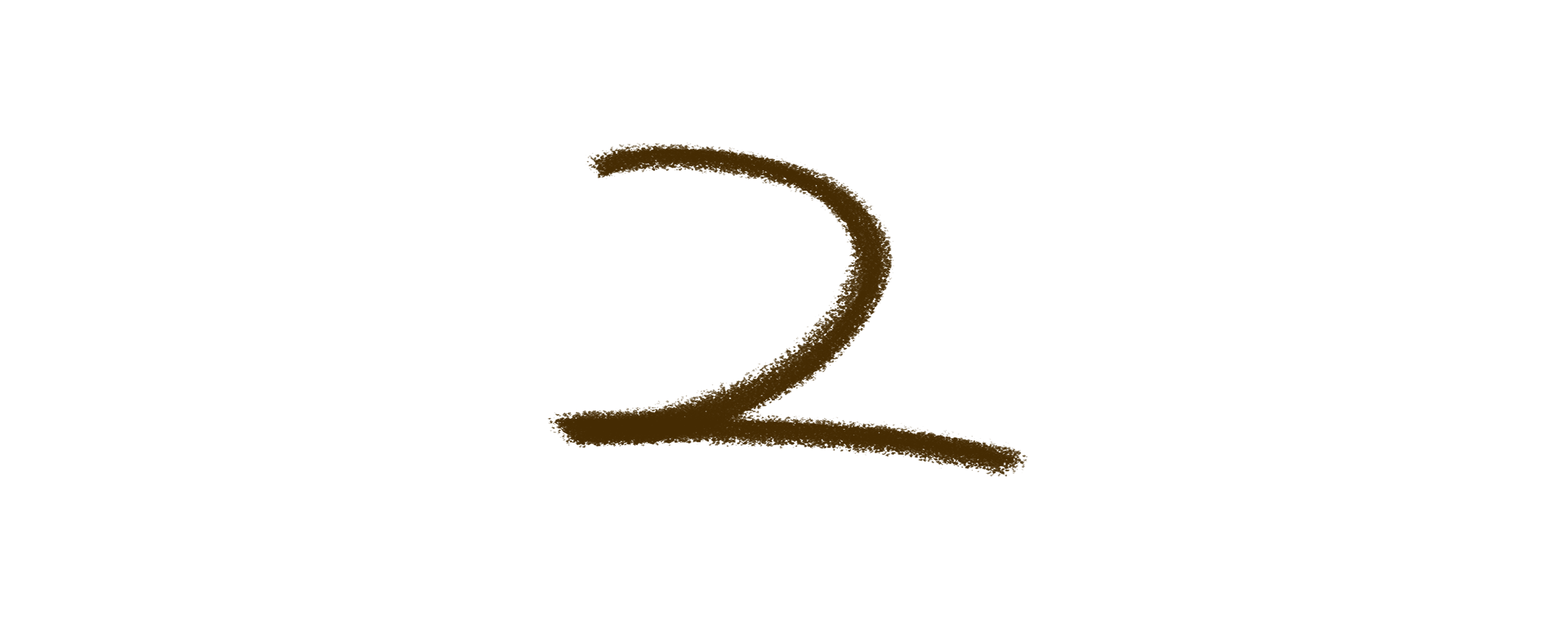
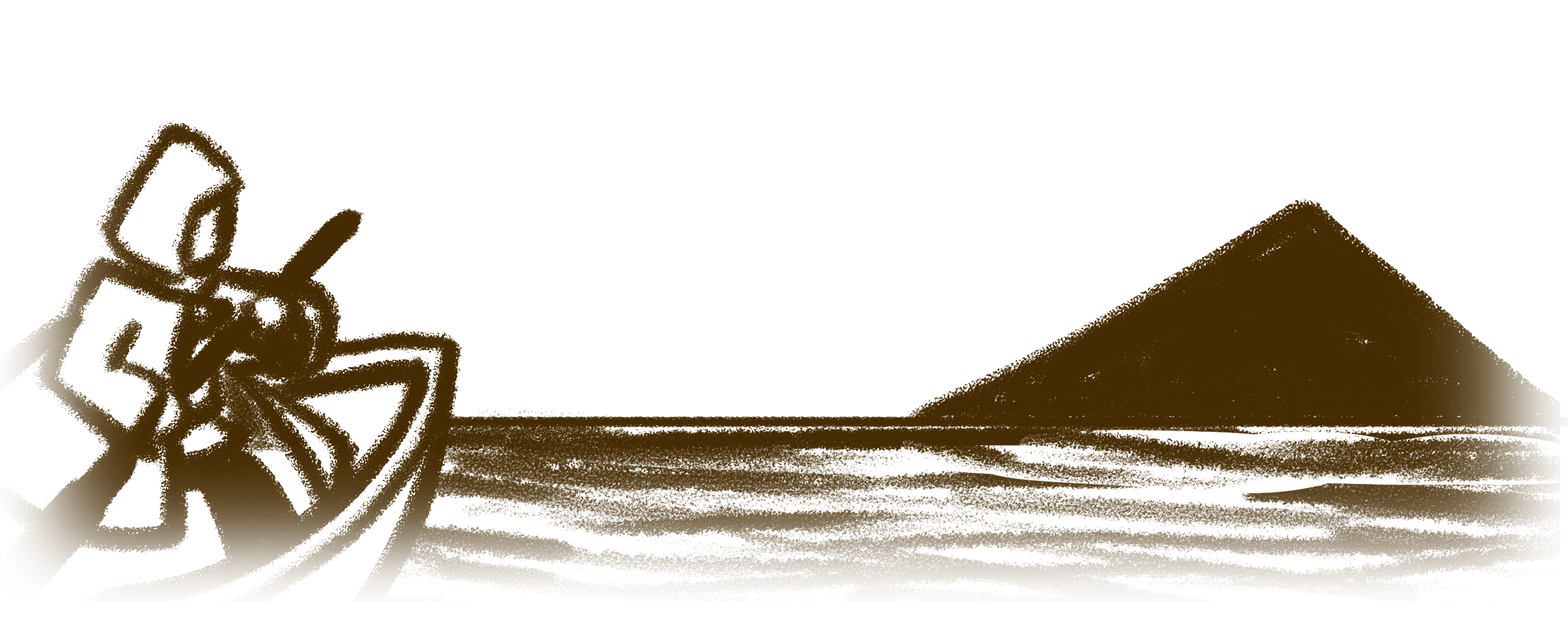
Layers edited between the first and the second (1568, 617) image:
removed layer "Layer 3" over [547, 142, 1028, 477]
added group "Group 1" with 1 layers over [0, 120, 1568, 602]
added layer "2" in group "Group 1" over [0, 120, 1568, 602]
